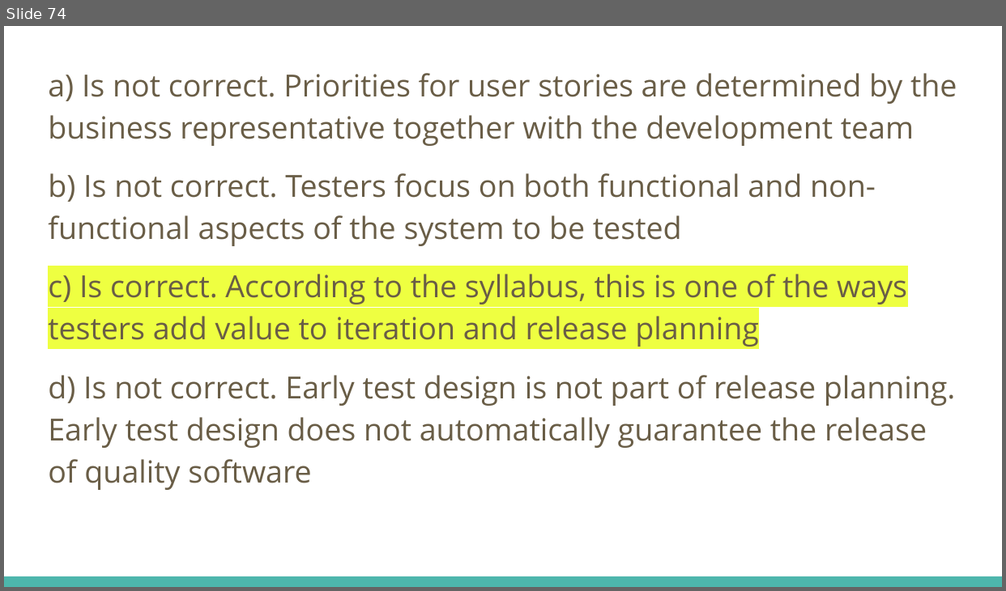
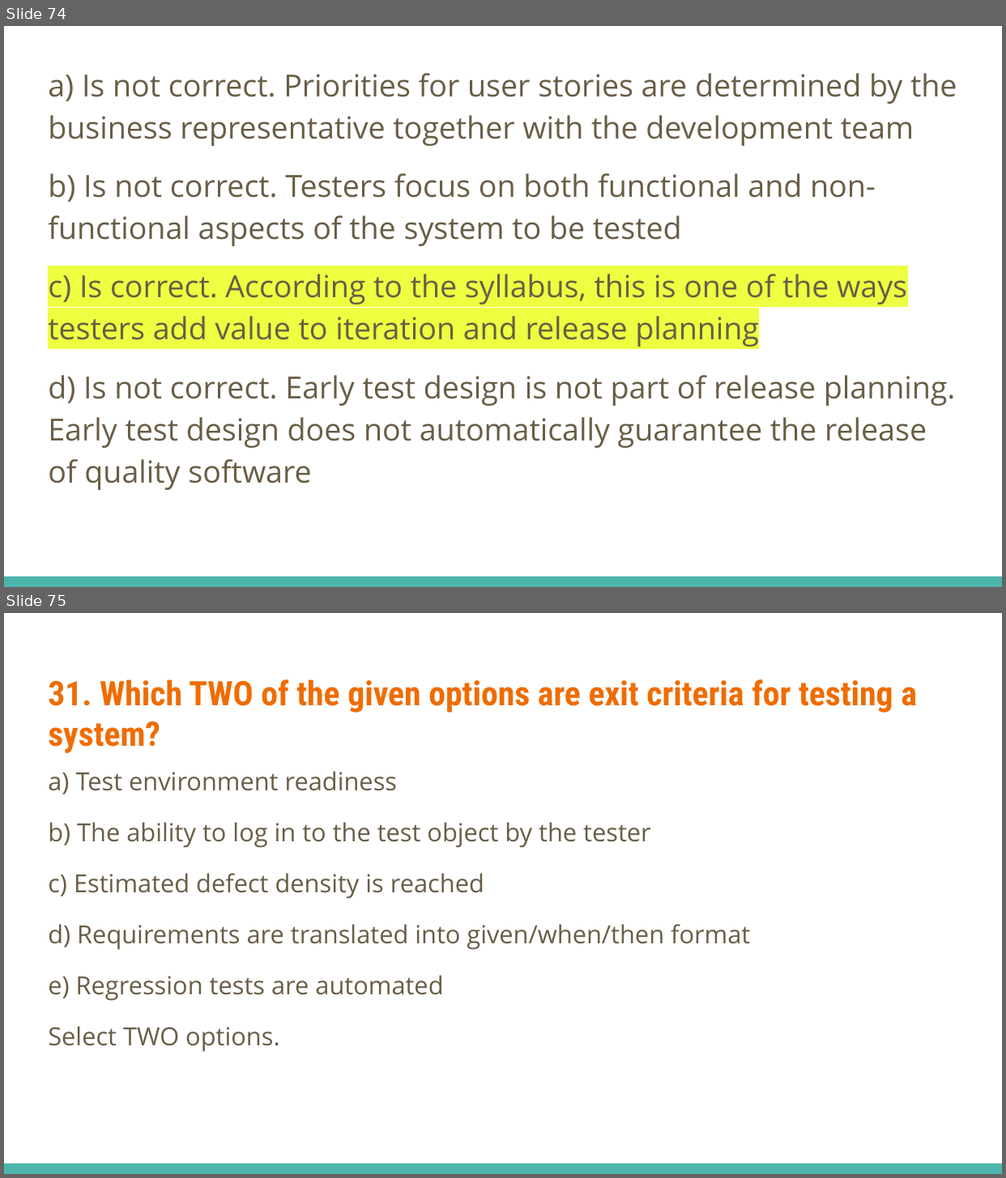
Before and after one commit to fawadmalik/istqb, a slide deck: ISTQB Foundation Level Preparation.pptx. Shown one above the other, each under a label of ours: slide 74 before the commit, slides 74 and 75 after it. The pictures are 1006x591 and 1006x1178 pixels, drawn with LibreOffice and Linux fonts; fonts in the diff are those of the drawing. Boxes give left, top, right and bottom in pixels: in the first picture for what was removed or moved away, otherwise in the second. Text is boxed around its words. In the diff, an @@ line names an element or a change of style, - is before the commit and + after.

```diff
--- a/ISTQB Foundation Level Preparation.pptx
+++ b/ISTQB Foundation Level Preparation.pptx
@@ slide 75 added at [4,613,1002,1174], background #FFFFFF; not listed: 1 template element that a slide beside it also shows @@
@@ title added at [48,679,917,753], 24.4 pt, text #EF6C00, bold @@
+31. Which TWO of the given options are exit criteria for testing a system?
@@ text added at [48,771,750,1052], 18 pt, text #695D46 @@
+a) Test environment readiness
+b) The ability to log in to the test object by the tester
+c) Estimated defect density is reached
+d) Requirements are translated into given/when/then format
+e) Regression tests are automated
+Select TWO options.
```
Also in this commit, not shown: 6 other slides added.
